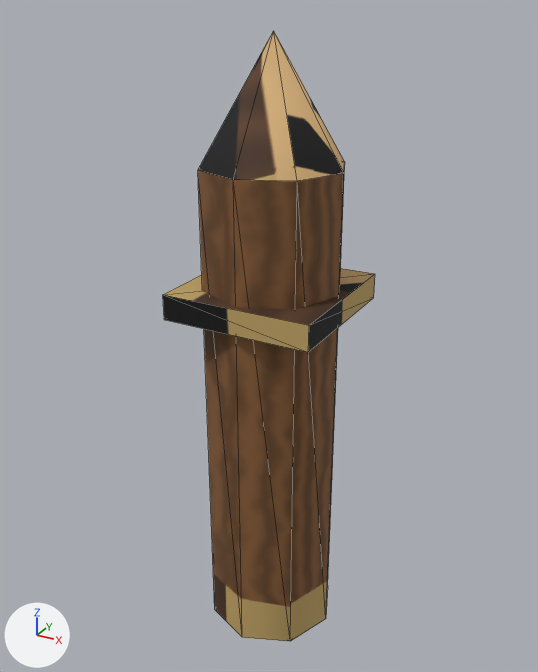
The glTF model game/assets/models/fort_l2_post.glb, before and after one commit.
Before and after are seen from a camera (50 mm lens) standing at (1.118, -0.475, 0.503) and looking at (0.853, 0.005, 0.263). The axes (+X, +Y, +Z) are drawn at lower left. The lights are the same throughout. The picture after the commit comes second. Mesh edges are drawn as thin lines. Vertices at exactly the same position are counted once.

In view in the first picture: 'fort_l2_post'.
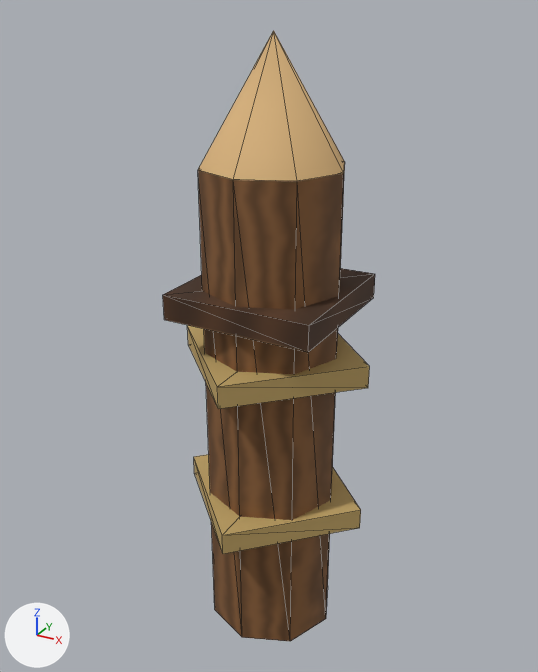
The change, as a list of edits to the scene's bpy script:
```text
Change me_cylinder:
    used by ob_fort_l2_post; location = (0.86, 0.0, 0.2)
    remove me_cylinder.from_pydata(...)  # 33 vertices, 54 faces; spans x -0.06..0.06, y -0.06..0.06, z -0.2..0.29
    add me_cylinder.from_pydata(...)  # 49 vertices, 72 faces; spans x -0.082..0.082, y -0.082..0.082, z -0.2..0.29
    me_cylinder part 1: the loose piece of 8 vertices spanning x -0.06..0.06, y -0.06..0.06, z 0.09..0.11 is copied, and the copy is turned 45 degrees about the z axis through its middle and scaled by 0.966, then moved by (0.0, 0.0, -0.18); it spans x -0.082..0.082, y -0.082..0.082, z -0.089..-0.071
    me_cylinder part 2: the loose piece of 8 vertices spanning x -0.06..0.06, y -0.06..0.06, z 0.09..0.11 is copied, and the copy is turned 45 degrees about the z axis through its middle and scaled by 0.966, then moved by (0.0, 0.0, -0.05); it spans x -0.082..0.082, y -0.082..0.082, z 0.041..0.059
    me_cylinder part 3: 48 kept faces spanning x -0.06..0.06, y -0.06..0.06, z -0.2..0.29 get new texture (UV) coordinates
    other edits to the shape of me_cylinder do not show in these pictures
```

Pixel boxes [x1, y1, x2, y2] of what changed, in the pictures (538 x 672 px):
part 1 of me_cylinder, added (brown)
    after: [194, 454, 361, 554]
part 2 of me_cylinder, added (brown)
    after: [187, 325, 370, 409]
part 3 of me_cylinder, surface changed
    both: [163, 30, 375, 641]
